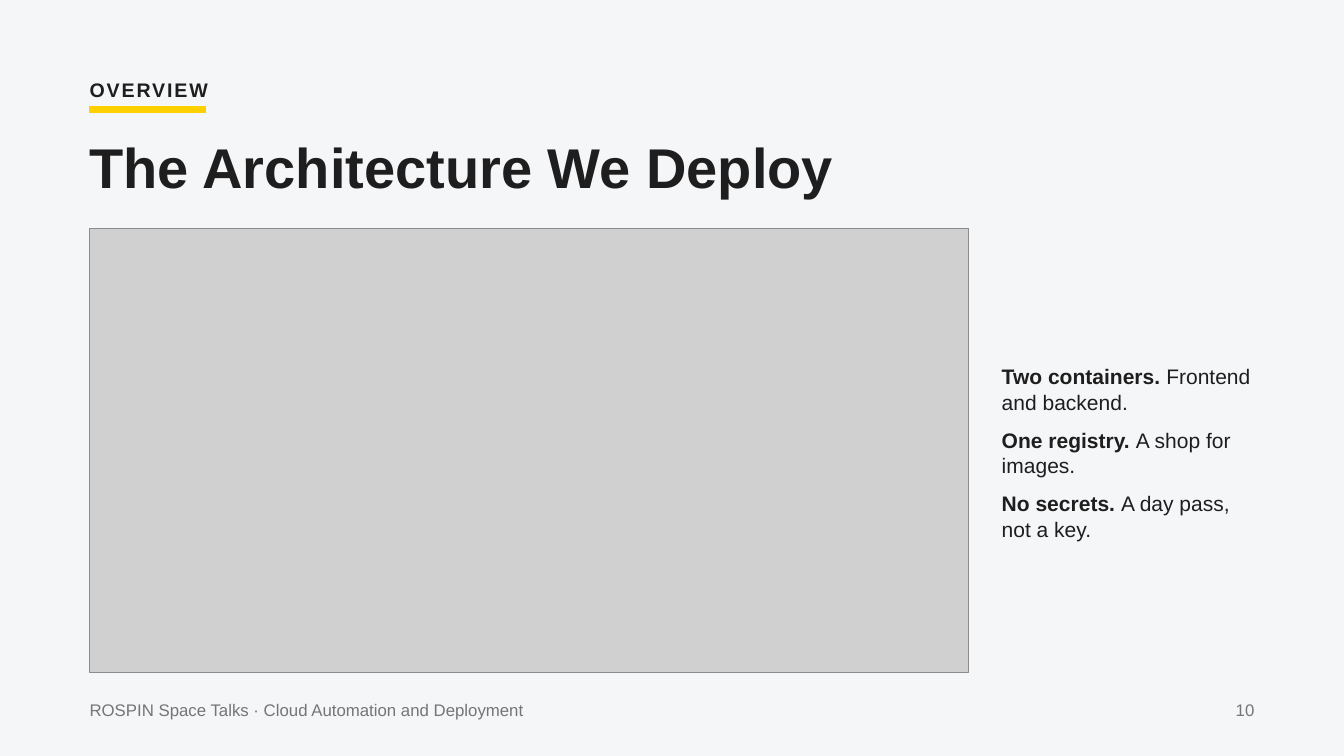
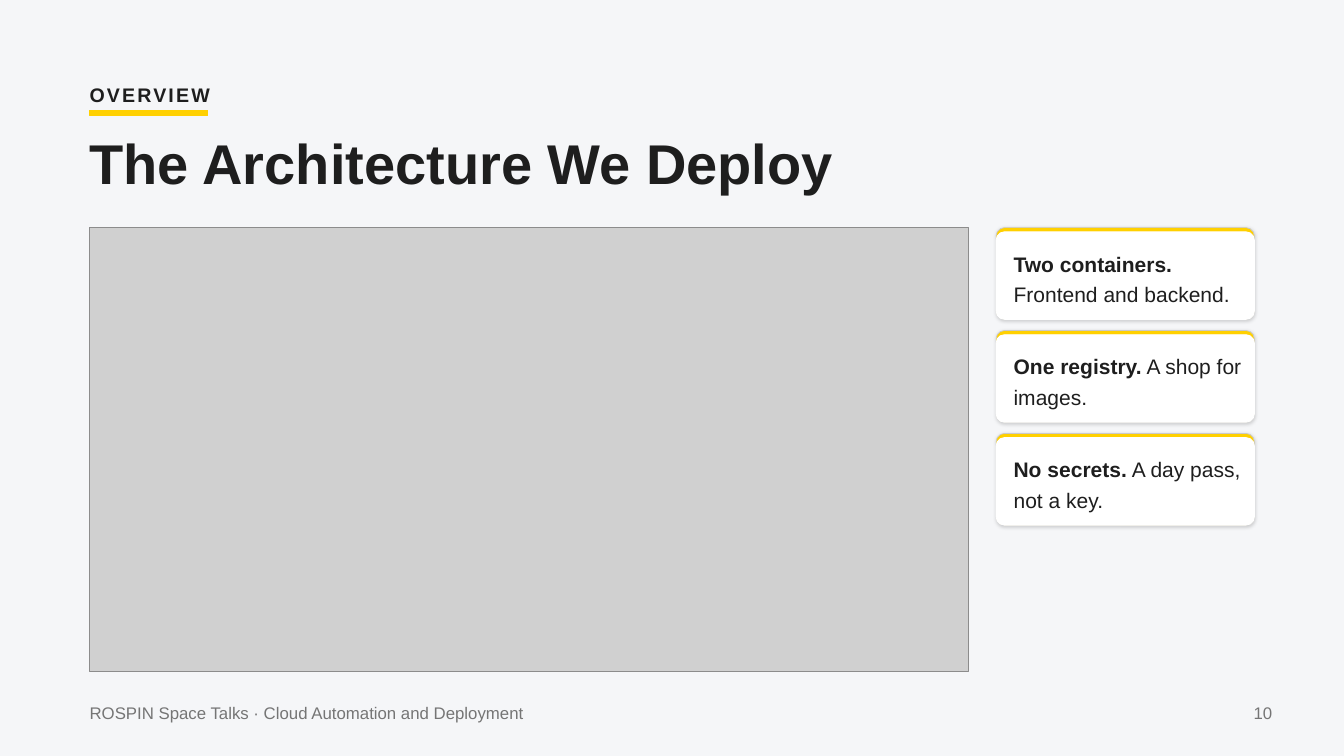
Before and after one commit to agi1clj/ROSPIN_Workshop_Infra, a slide deck: slide 10 of docs/ROSPIN-Cloud-Workshop.pptx. Drawn at 1344x756 pixels with LibreOffice and Linux fonts; fonts in the diff are those of the drawing; grey boxes stand for pictures. Boxes give left, top, right and bottom in pixels: in the first picture for what was removed or moved away, otherwise in the second. Text is boxed around its words. In the diff, an @@ line names an element or a change of style, - is before the commit and + after.

Commit message:
docs: updated workshop slides (card layout, PDF and PPTX)

```diff
--- a/docs/ROSPIN-Cloud-Workshop.pptx
+++ b/docs/ROSPIN-Cloud-Workshop.pptx
@@ text "OVERVIEW" at [89, 79, 228, 119]: letter spacing 2 to 2.3 pt; line spacing 1 to 1.22 @@
@@ rectangle: place and size @@
-rectangle at [89, 106, 206, 112]
+rectangle at [89, 110, 208, 116]
@@ text "The Architecture We Deploy" at [90, 143, 833, 194]: line spacing 1 to 0.91 @@
@@ rounded rectangle added at [996, 228, 1254, 319], fill #FFD000, outline #C9C9C9 0.75 pt @@
@@ rounded rectangle added at [996, 232, 1254, 319], fill #FFFFFF, outline #FFFFFF 1 pt @@
@@ text added at [1014, 256, 1229, 303], 22.5 pt, text #1E1E1E @@
+Two containers. Frontend and backend.
@@ rounded rectangle added at [996, 331, 1254, 422], fill #FFD000, outline #C9C9C9 0.75 pt @@
@@ rounded rectangle added at [996, 335, 1254, 422], fill #FFFFFF, outline #FFFFFF 1 pt @@
@@ text added at [1014, 358, 1241, 409], 22.5 pt, text #1E1E1E @@
+One registry. A shop for images.
@@ text at [1002, 368, 1250, 478]: paragraphs removed @@
-Two containers. Frontend and backend.
-One registry. A shop for images.
@@ rounded rectangle added at [996, 433, 1254, 525], fill #FFD000, outline #C9C9C9 0.75 pt @@
@@ rounded rectangle added at [996, 437, 1254, 525], fill #FFFFFF, outline #FFFFFF 1 pt @@
@@ text "No secrets. A day pass, ...": place and size @@
-text "No secrets. A day pass, ..." at [1002, 368, 1250, 541]
+text "No secrets. A day pass, ..." at [1014, 461, 1240, 512]
@@ text "No secrets. A day pass, ..." at [1014, 461, 1240, 512]: line spacing 1 to 1.22; less space between paragraphs @@
@@ text "ROSPIN Space Talks · Cloud ..." at [90, 707, 524, 723]: line spacing 1 to 1.22 @@
@@ text "10" at [1254, 707, 1273, 719]: line spacing 1 to 1.22 @@
```
Also in this commit, not shown: 27 other slides changed, 1 other file.
